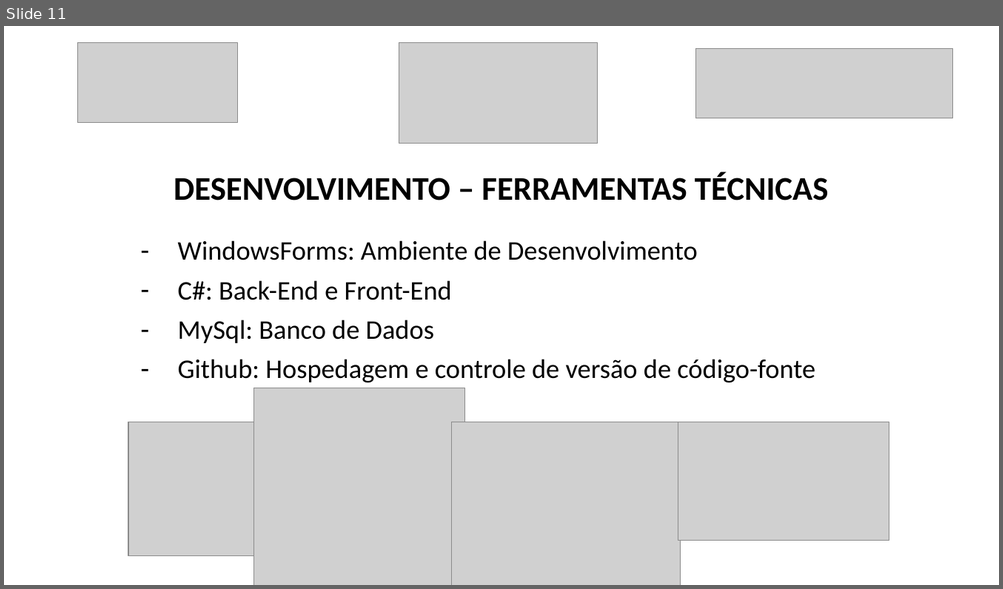
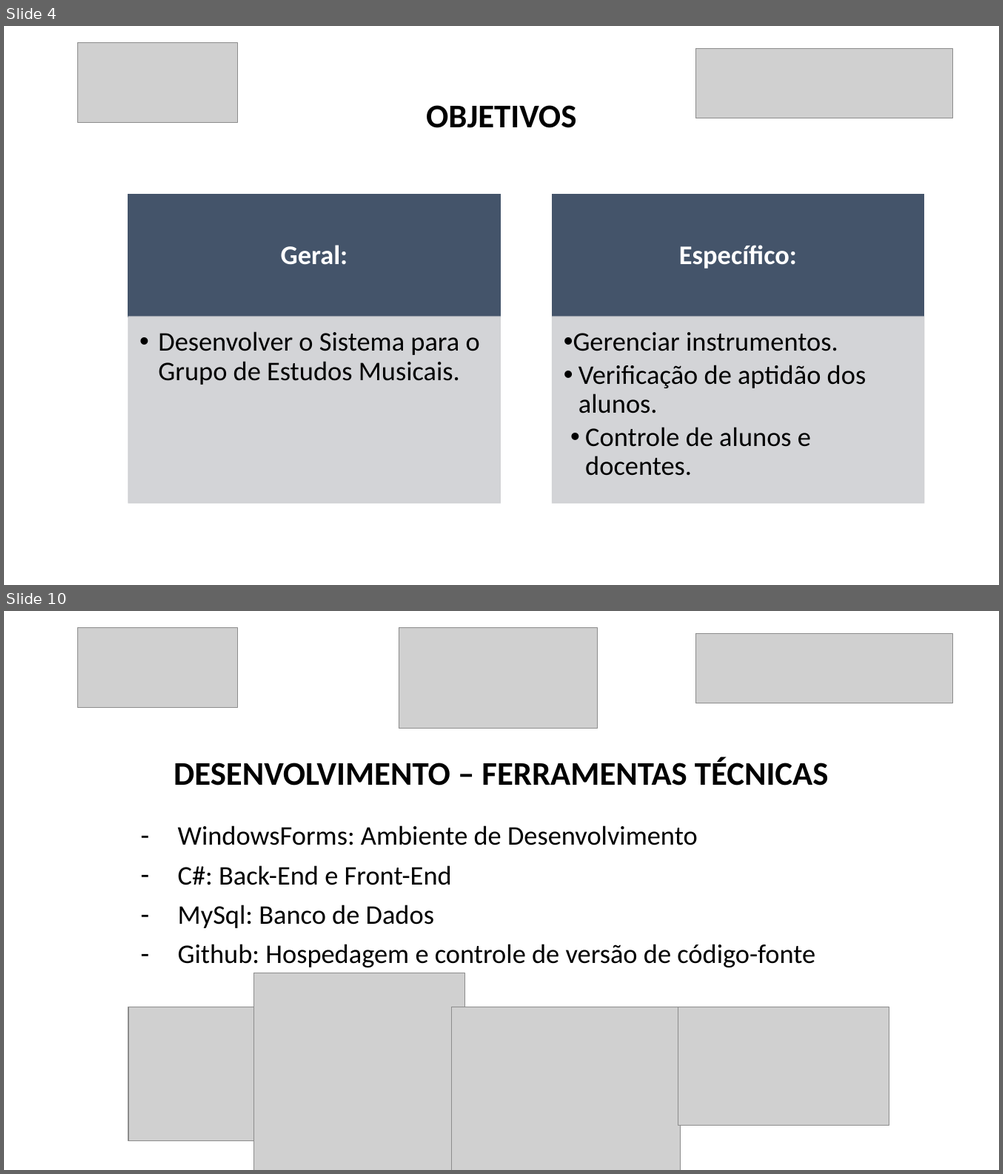
Before and after one commit to luanmenezesx/TCC-CCB, a slide deck: Modelo slides apresentação TCC.pptx. Shown one above the other, each under a label of ours: slide 11 before the commit, slides 4 and 10 after it; the slides between them are not shown. The pictures are 1003x589 and 1003x1174 pixels, drawn with LibreOffice and Linux fonts; fonts in the diff are those of the drawing; grey boxes stand for pictures. Boxes give left, top, right and bottom in pixels: in the first picture for what was removed or moved away, otherwise in the second. Text is boxed around its words. In the diff, an @@ line names an element or a change of style, - is before the commit and + after.

```diff
--- a/Modelo slides apresentação TCC.pptx
+++ b/Modelo slides apresentação TCC.pptx
@@ slide 4 added at (x1=4, y1=26, x2=999, y2=585), background #FFFFFF @@
@@ picture added at (x1=78, y1=43, x2=238, y2=123) @@
@@ picture added at (x1=697, y1=48, x2=953, y2=118) @@
@@ title added at (x1=426, y1=105, x2=576, y2=128), 32 pt, text #000000, bold @@
+OBJETIVOS
@@ group added at (x1=128, y1=195, x2=924, y2=503): 4 rectangles, 4 texts @@
+Geral:
+  • Desenvolver o Sistema para o Grupo de Estudos Musicais.
+Específico:
+  • Gerenciar instrumentos.
+    • Verificação de aptidão dos alunos.
+    • Controle de alunos e docentes.
@@ what was slide 11 is now slide 10 @@
```
Also in this commit, not shown: 10 slides changed, 6 other slides added, 3 slides removed, 13 other files.
